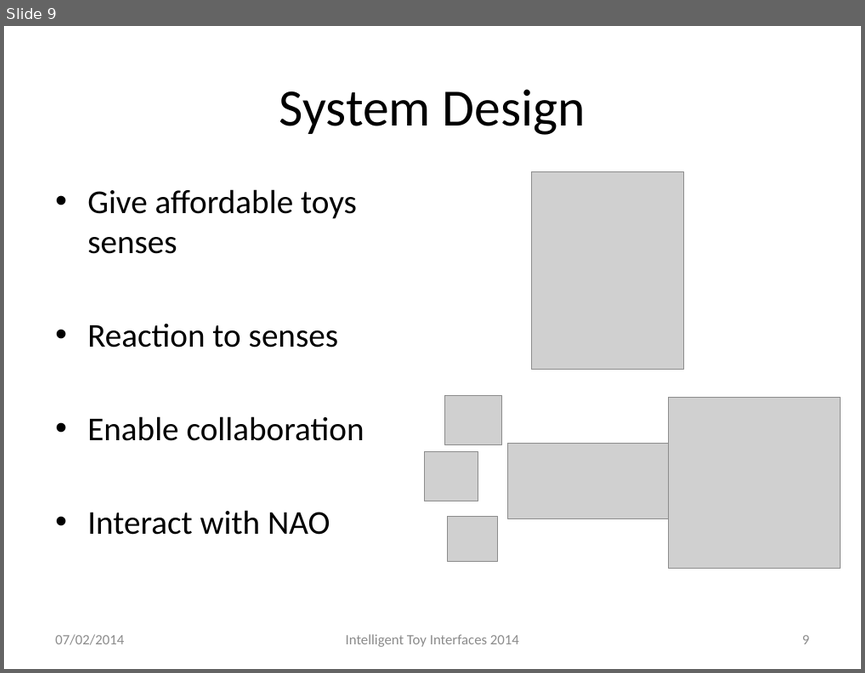
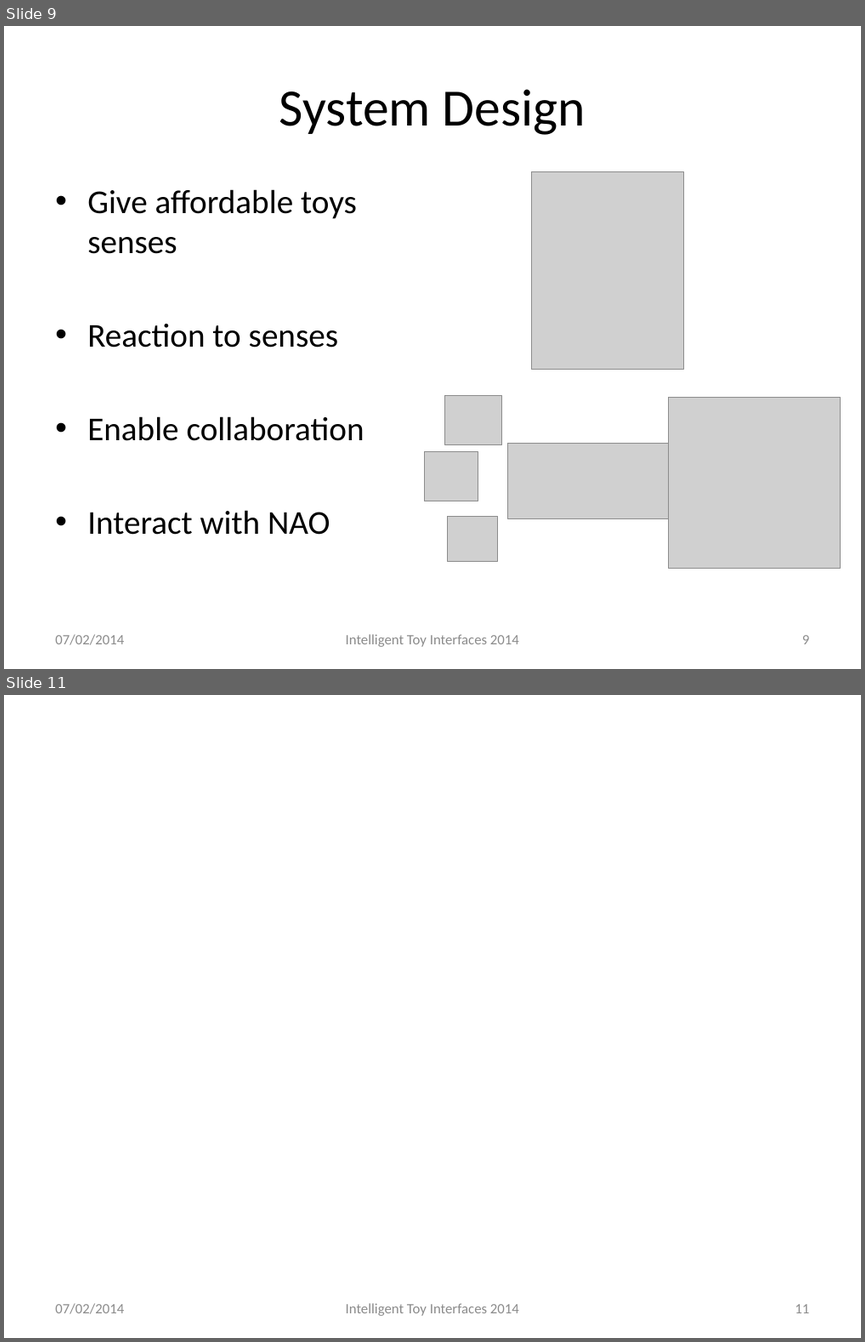
Before and after one commit to AlexJaeger/presfyp, a slide deck: Presentation.pptx. Shown one above the other, each under a label of ours: slide 9 before the commit, slides 9 and 11 after it; the slides between them are not shown. The pictures are 865x673 and 865x1342 pixels, drawn with LibreOffice and Linux fonts; fonts in the diff are those of the drawing; grey boxes stand for pictures; background and template pictures are left out. Boxes give left, top, right and bottom in pixels: in the first picture for what was removed or moved away, otherwise in the second. Text is boxed around its words. In the diff, an @@ line names an element or a change of style, - is before the commit and + after.

```diff
--- a/Presentation.pptx
+++ b/Presentation.pptx
@@ slide 11 added at [4, 695, 861, 1338], background #FFFFFF @@
@@ text added at [55, 1303, 124, 1314], 12 pt, text #8C8C8C @@
+07/02/2014
@@ text added at [346, 1303, 519, 1315], 12 pt, text #8C8C8C @@
+Intelligent Toy Interfaces 2014
@@ page number added at [794, 1304, 809, 1313], 12 pt, text #8C8C8C @@
+11
```
Also in this commit, not shown: 1 slide changed, 1 other file.
